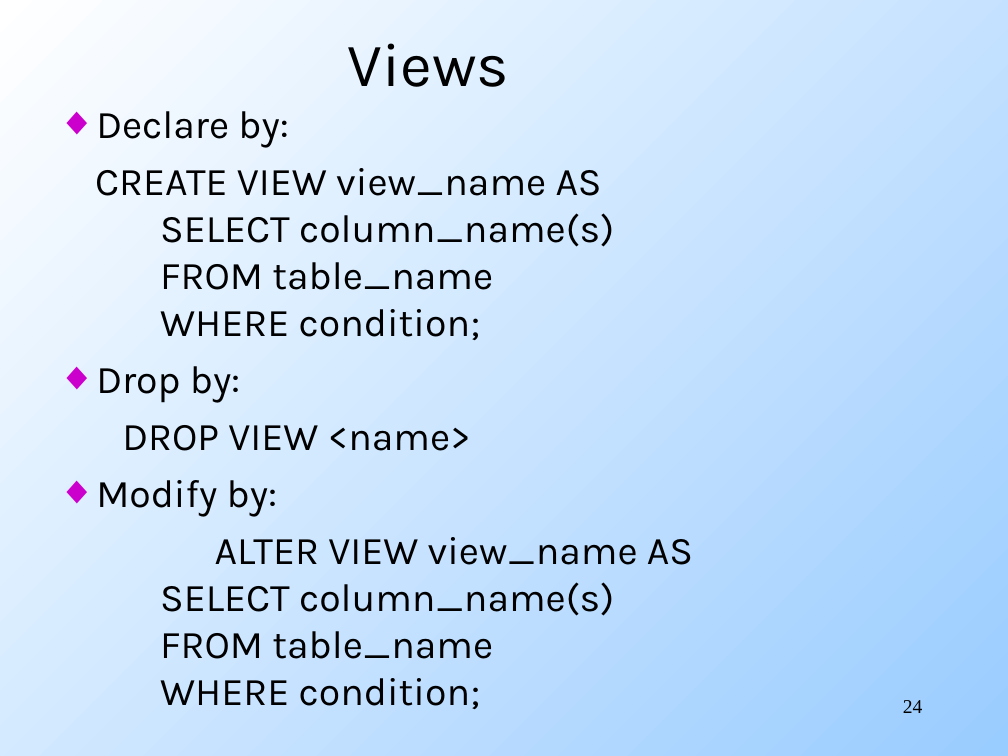
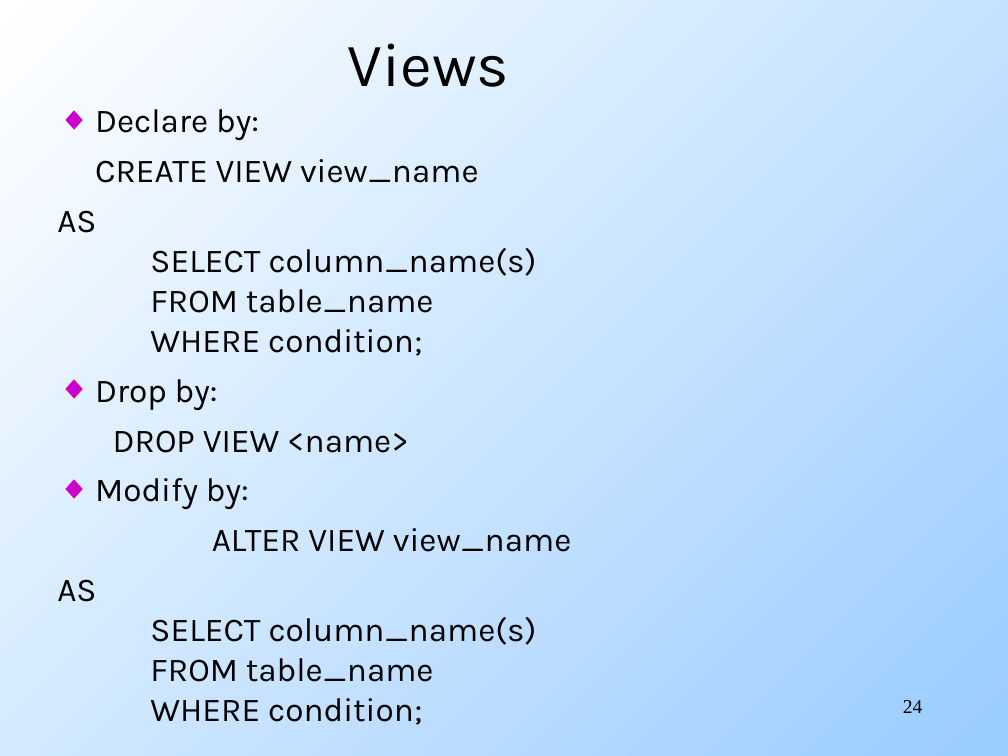
Before and after one commit to cogi2996/DATABASE-MANAGEMENT-SYSTEM, a slide deck: slide 24 of chương 2/Ch02_Constraints_Triggers_View (4).ppt. Drawn at 1008x756 pixels with LibreOffice and Linux fonts; fonts in the diff are those of the drawing. Boxes give left, top, right and bottom in pixels: in the first picture for what was removed or moved away, otherwise in the second. Text is boxed around its words. In the diff, an @@ line names an element or a change of style, - is before the commit and + after.

```diff
--- a/chương 2/Ch02_Constraints_Triggers_View (4).ppt
+++ b/chương 2/Ch02_Constraints_Triggers_View (4).ppt
@@ text at [95, 109, 409, 509]: size 28 to 23.8 pt in "Declare by:", "Drop by:", "DROP VIEW <name>", "Modify by:" @@
@@ text at [57, 159, 537, 356]: text changed; size 28 to 23.8 pt @@
-CREATE VIEW view_name AS
-SELECT column_name(s)
-FROM table_name
-WHERE condition;
+CREATE VIEW view_name
+AS
+SELECT column_name(s)
+FROM table_name
+WHERE condition;
@@ text at [57, 528, 572, 725]: text changed; size 28 to 23.8 pt @@
-ALTER VIEW view_name AS
-SELECT column_name(s)
-FROM table_name
-WHERE condition;
+ALTER VIEW view_name
+AS
+SELECT column_name(s)
+FROM table_name
+WHERE condition;
```
Also in this commit, not shown: 3 other slides changed, 2 slides added, 2 slides removed, 9 other files.
